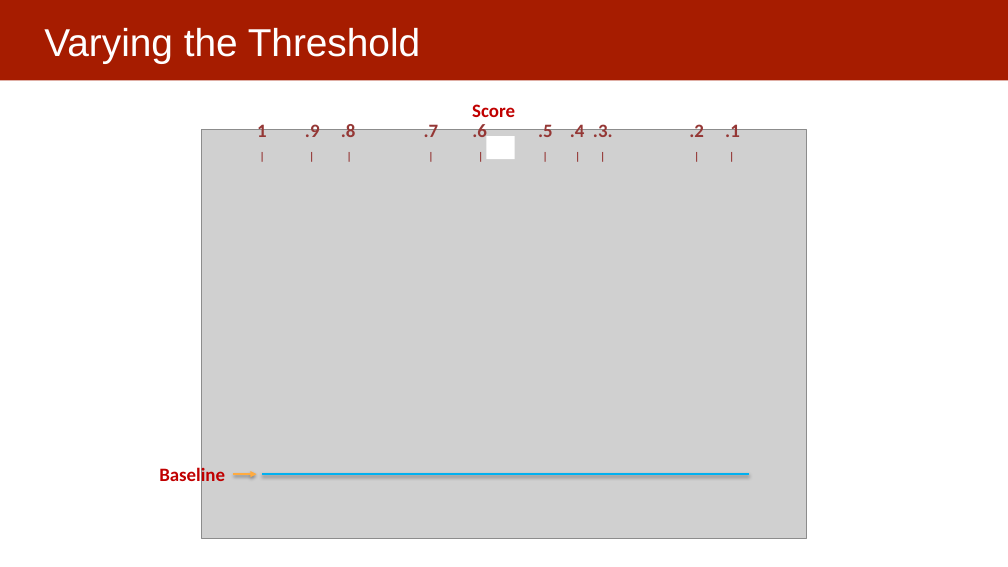
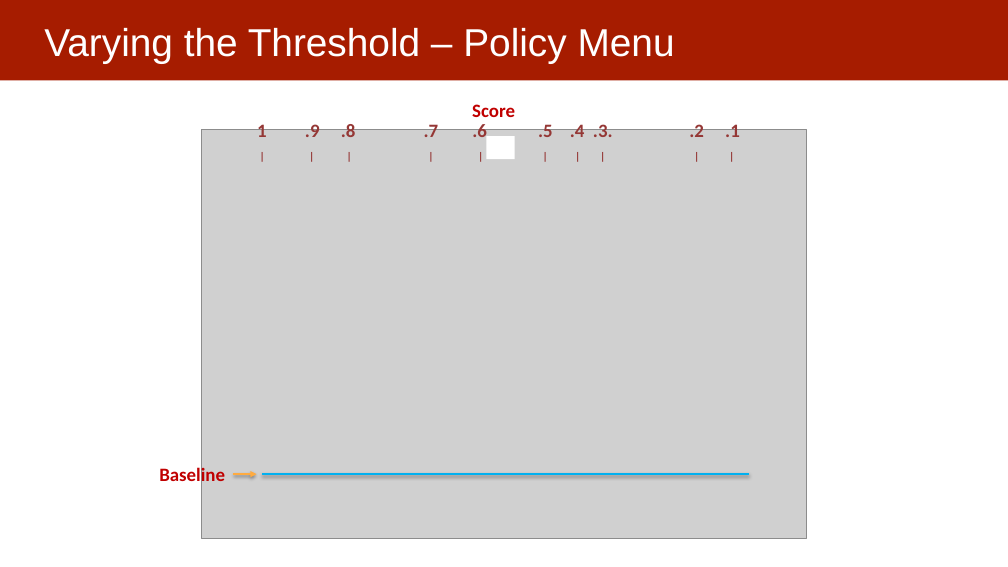
Before and after one commit to dssg/mlforpublicpolicylab, a slide deck: slide 14 of 14 - Presentations and Wrap-Up/causal inference.pptx. Drawn at 1008x567 pixels with LibreOffice and Linux fonts; fonts in the diff are those of the drawing; grey boxes stand for pictures. Boxes give left, top, right and bottom in pixels: in the first picture for what was removed or moved away, otherwise in the second. Text is boxed around its words. In the diff, an @@ line names an element or a change of style, - is before the commit and + after.

```diff
--- a/14 - Presentations and Wrap-Up/causal inference.pptx
+++ b/14 - Presentations and Wrap-Up/causal inference.pptx
@@ title at <box>44,28,675,63</box>: text changed @@
-Varying the Threshold
+Varying the Threshold – Policy Menu
```
Also in this commit, not shown: 2 other slides changed, 1 slide added, 1 slide removed.
